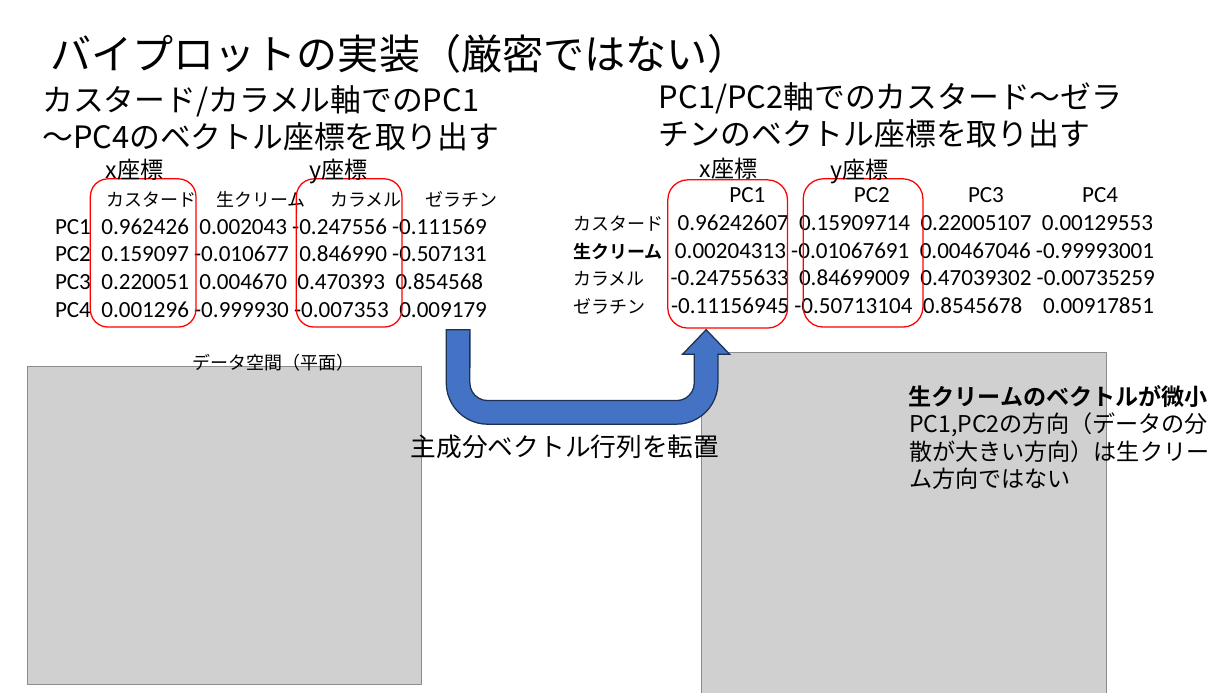
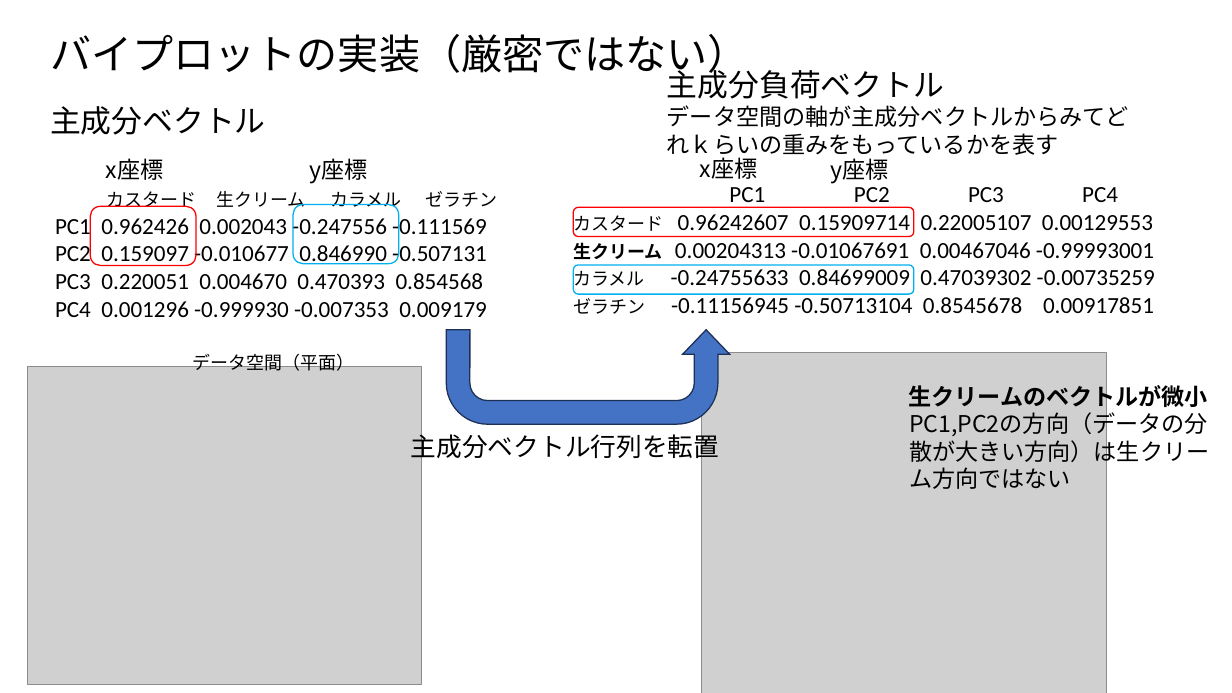
Before and after one commit to ueharaLab/NLP_7-PCA, a slide deck: slide 32 of NLP_6 PCA(BASICS).pptx (slide 28 before the commit). Drawn at 1232x693 pixels with LibreOffice and Linux fonts; fonts in the diff are those of the drawing; grey boxes stand for pictures. Boxes give left, top, right and bottom in pixels: in the first picture for what was removed or moved away, otherwise in the second. Text is boxed around its words. In the diff, an @@ line names an element or a change of style, - is before the commit and + after.

```diff
--- a/NLP_6 PCA(BASICS).pptx
+++ b/NLP_6 PCA(BASICS).pptx
@@ text at (667, 65, 1129, 159): text changed; size 24 to 18 pt @@
-PC1/PC2軸でのカスタード～ゼラチンのベクトル座標を取り出す
+主成分負荷ベクトル
+データ空間の軸が主成分ベクトルからみてどれｋらいの重みをもっているかを表す
@@ text at (50, 106, 266, 135): text changed @@
-カスタード/カラメル軸でのPC1～PC4のベクトル座標を取り出す
+主成分ベクトル
@@ rounded rectangle removed at (803, 179, 923, 327) @@
@@ rounded rectangle: place and size @@
-rounded rectangle at (91, 179, 196, 327)
+rounded rectangle at (91, 206, 196, 265)
@@ rounded rectangle: place and size @@
-rounded rectangle at (297, 179, 402, 327)
+rounded rectangle at (293, 204, 398, 263)
@@ rounded rectangle at (293, 204, 398, 263): outline #FF0000 1 pt to #00B0F0 1 pt @@
@@ rounded rectangle: place and size @@
-rounded rectangle at (668, 180, 788, 328)
+rounded rectangle at (574, 207, 915, 237)
@@ rounded rectangle added at (574, 265, 915, 295), outline #00B0F0 1 pt @@
```
Also in this commit, not shown: 25 other slides changed, 6 slides added, 10 other files.
